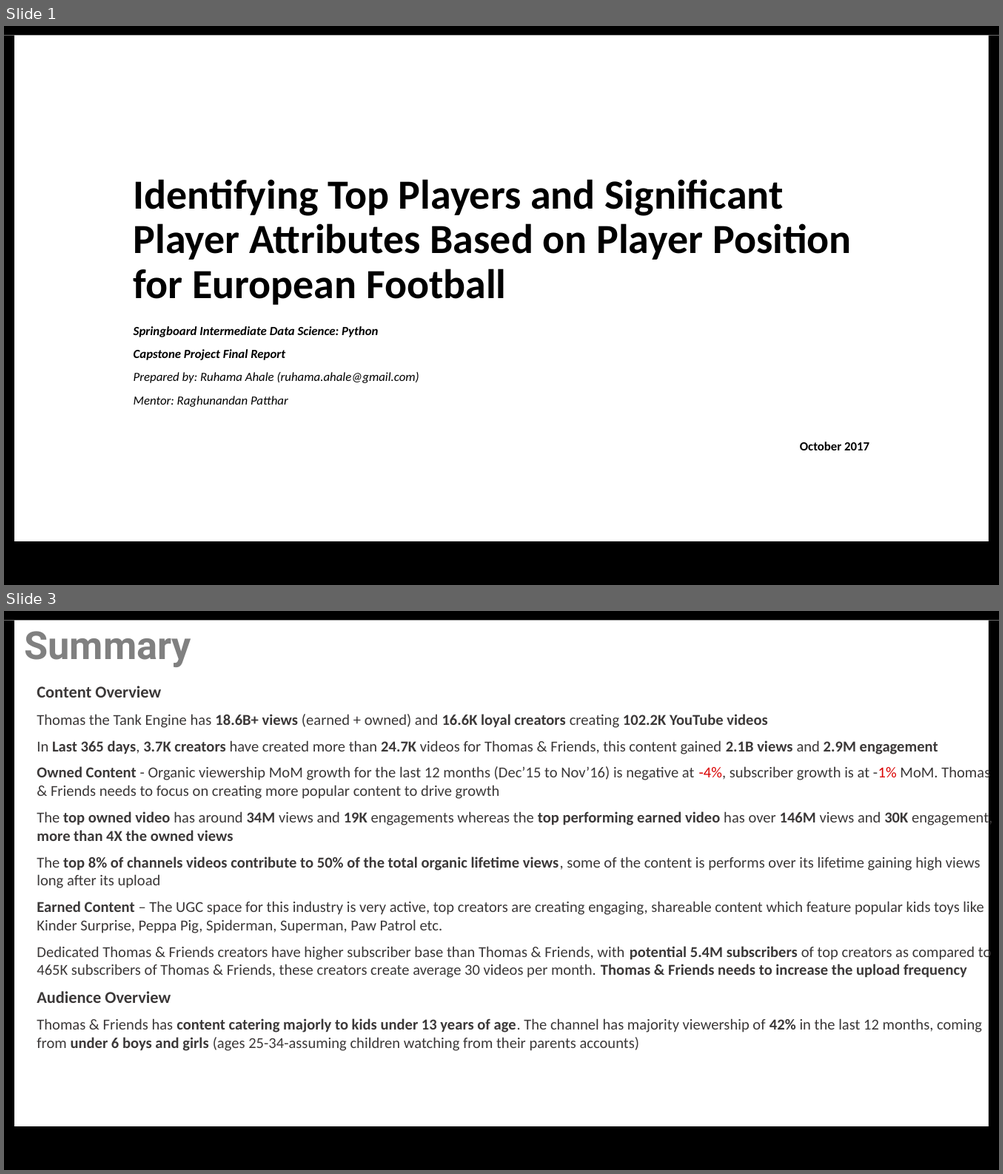
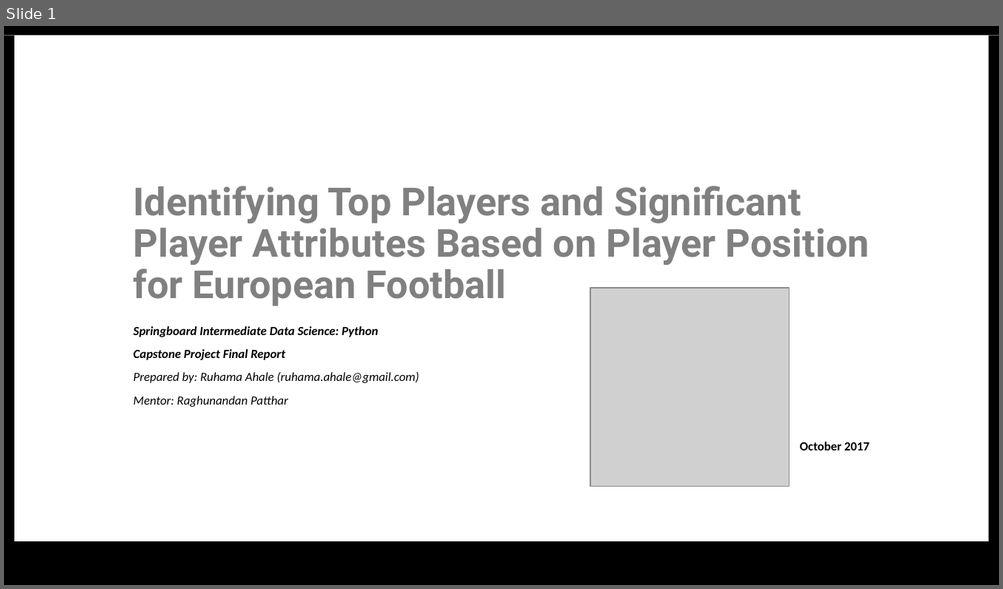
Before and after one commit to ruhama-ahale/soccer_project, a slide deck: Capstone_Final_Report/capstone_project_slide_soccer.pptx. Shown one above the other, each under a label of ours: slides 1 and 3 before the commit, slide 1 after it; the slides between them are not shown. The pictures are 1003x1174 and 1003x589 pixels, drawn with LibreOffice and Linux fonts; fonts in the diff are those of the drawing; grey boxes stand for pictures. Boxes give left, top, right and bottom in pixels: in the first picture for what was removed or moved away, otherwise in the second. Text is boxed around its words. In the diff, an @@ line names an element or a change of style, - is before the commit and + after.

```diff
--- a/Capstone_Final_Report/capstone_project_slide_soccer.pptx
+++ b/Capstone_Final_Report/capstone_project_slide_soccer.pptx
@@ slide 3 removed at (4, 611, 999, 1170), background #FFFFFF; not listed: 4 template elements that a slide beside it also shows @@
@@ text removed at (25, 631, 191, 667) @@
-Summary
@@ text removed at (37, 686, 992, 1051) @@
-Content Overview
-Thomas the Tank Engine has 18.6B+ views (earned + owned) and 16.6K loyal creators creating 102.2K YouTube videos
-In Last 365 days, 3.7K creators have created more than 24.7K videos for Thomas & Friends, this content gained 2.1B views and 2.9M engagement
-Owned Content - Organic viewership MoM growth for the last 12 months (Dec’15 to Nov’16) is negative at -4%, subscriber growth is at -1% MoM. Thomas & Friends needs to focus on creating more popular content to drive growth
-The top owned video has around 34M views and 19K engagements whereas the top performing earned video has over 146M views and 30K engagement, more than 4X the owned views
-The top 8% of channels videos contribute to 50% of the total organic lifetime views, some of the content is performs over its lifetime gaining high views long after its upload
-Earned Content – The UGC space for this industry is very active, top creators are creating engaging, shareable content which feature popular kids toys like Kinder Surprise, Peppa Pig, Spiderman, Superman, Paw Patrol etc.
-Dedicated Thomas & Friends creators have higher subscriber base than Thomas & Friends, with potential 5.4M subscribers of top creators as compared to 465K subscribers of Thomas & Friends, these creators create average 30 videos per month. Thomas & Friends needs to increase the upload frequency
-Audience Overview
-Thomas & Friends has content catering majorly to kids under 13 years of age. The channel has majority viewership of 42% in the last 12 months, coming from under 6 boys and girls (ages 25-34-assuming children watching from their parents accounts)
@@ slide 1 changed as well @@
@@ title "Identifying Top Players and Significant ..." at (134, 186, 869, 306): size 30 to 28 pt, font Calibri to Roboto, text colour #000000 to #808080 @@
@@ picture added at (590, 287, 788, 486) @@
```
Also in this commit, not shown: 4 other slides changed, 22 slides added, 5 other slides removed, 10 other files.
